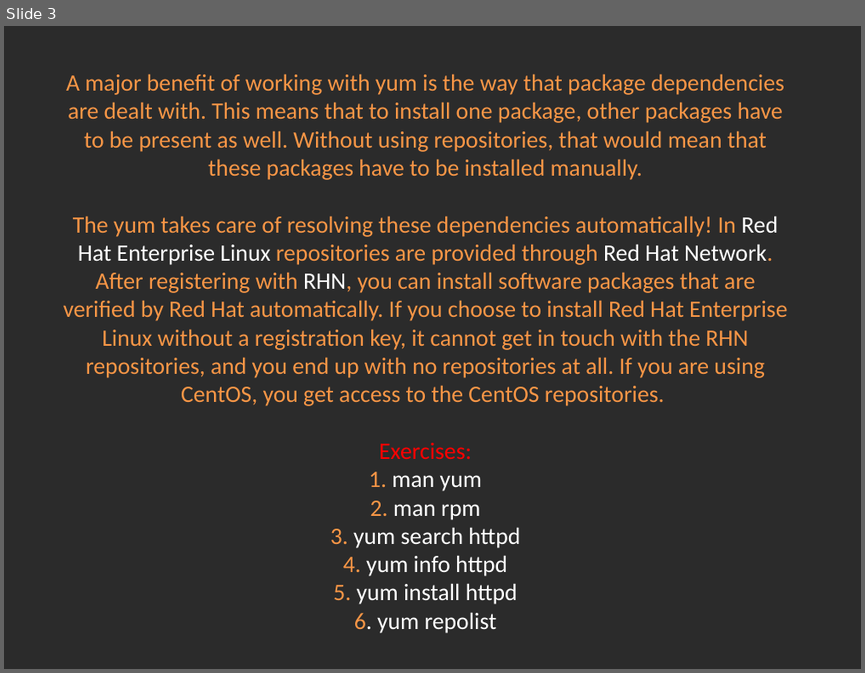
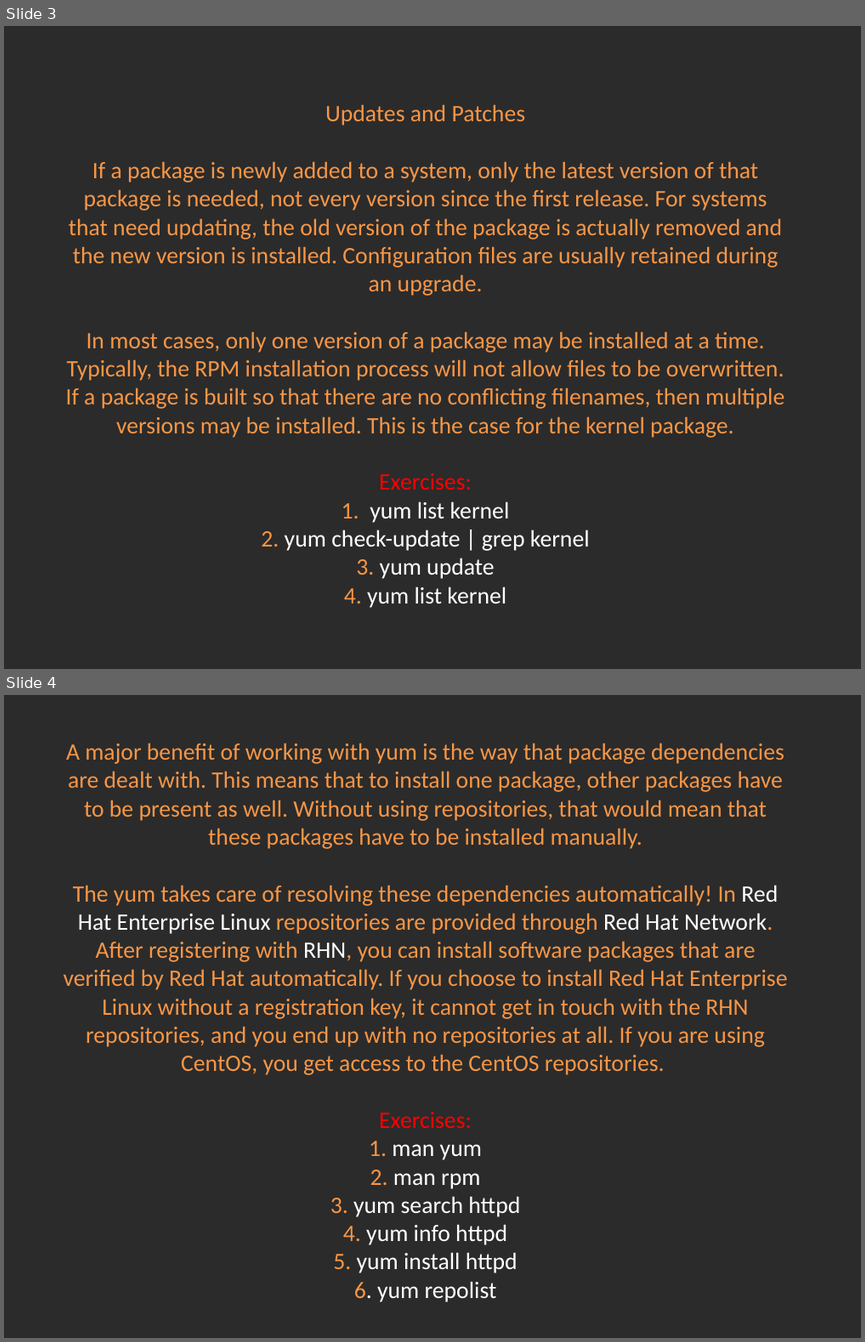
Before and after one commit to Academy-Soft-Intellect/Linux-Course, a slide deck: 09.Softwaremagement_And_Cron/09-SoftwareManagementAndCron.pptx. Shown one above the other, each under a label of ours: slide 3 before the commit, slides 3 and 4 after it. The pictures are 865x673 and 865x1342 pixels, drawn with LibreOffice and Linux fonts; fonts in the diff are those of the drawing; background and template pictures are left out; a plain dark background stands for a picture behind light text. Boxes give left, top, right and bottom in pixels: in the first picture for what was removed or moved away, otherwise in the second. Text is boxed around its words. In the diff, an @@ line names an element or a change of style, - is before the commit and + after.

Commit message:
Yum updated.

```diff
--- a/09.Softwaremagement_And_Cron/09-SoftwareManagementAndCron.pptx
+++ b/09.Softwaremagement_And_Cron/09-SoftwareManagementAndCron.pptx
@@ slide 3 added at box(4, 26, 861, 669), background picture (left out) @@
@@ title added at box(66, 104, 784, 607), 19.8 pt, text #F79646 @@
+Updates and Patches
+If a package is newly added to a system, only the latest version of that package is needed, not every version since the first release. For systems that need updating, the old version of the package is actually removed and the new version is installed. Configuration files are usually retained during an upgrade.
+In most cases, only one version of a package may be installed at a time. Typically, the RPM installation process will not allow files to be overwritten. If a package is built so that there are no conflicting filenames, then multiple versions may be installed. This is the case for the kernel package.
+Exercises:
+1. yum list kernel
+2. yum check-update | grep kernel
+3. yum update
+4. yum list kernel
@@ what was slide 3 is now slide 4 @@
```
